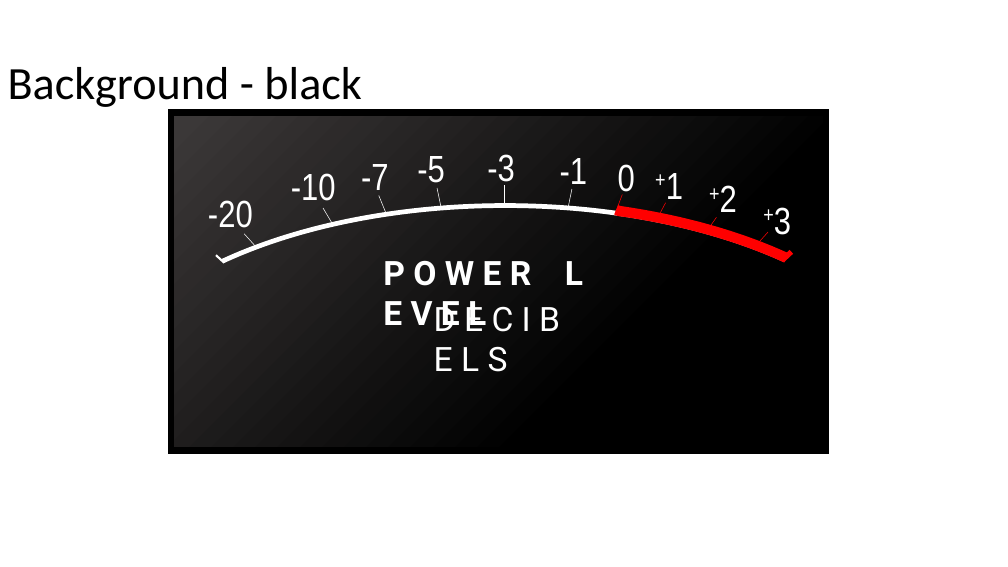
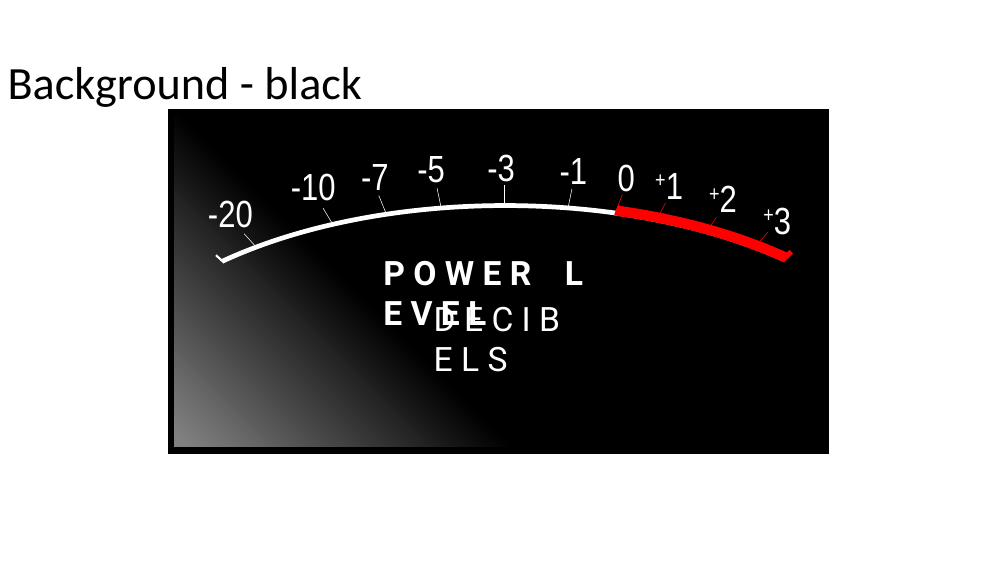
Before and after one commit to devidin/yavumeter, a slide deck: slide 28 of doc/Steps overview.pptx (slide 26 before the commit). Drawn at 1008x567 pixels with LibreOffice and Linux fonts; fonts in the diff are those of the drawing; background and template pictures are left out. Boxes give left, top, right and bottom in pixels: in the first picture for what was removed or moved away, otherwise in the second. Text is boxed around its words. In the diff, an @@ line names an element or a change of style, - is before the commit and + after.

```diff
--- a/doc/Steps overview.pptx
+++ b/doc/Steps overview.pptx
@@ rectangle at (x1=171, y1=113, x2=826, y2=451): fill gradient #000000 to #3B3838 to gradient #000000 to #808080 @@
```
Also in this commit, not shown: 1 other slide changed, 3 slides added, 4 other files.
